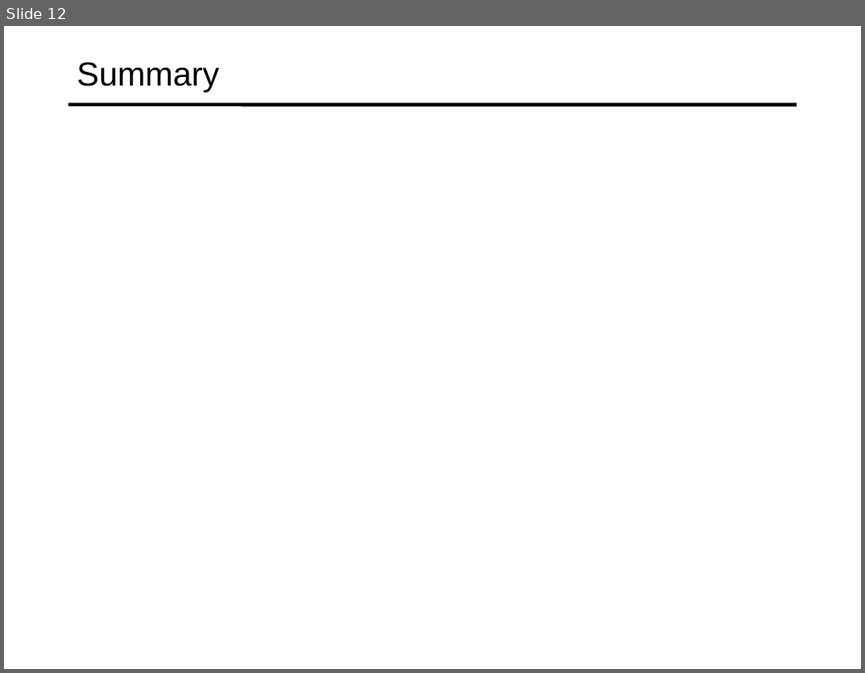
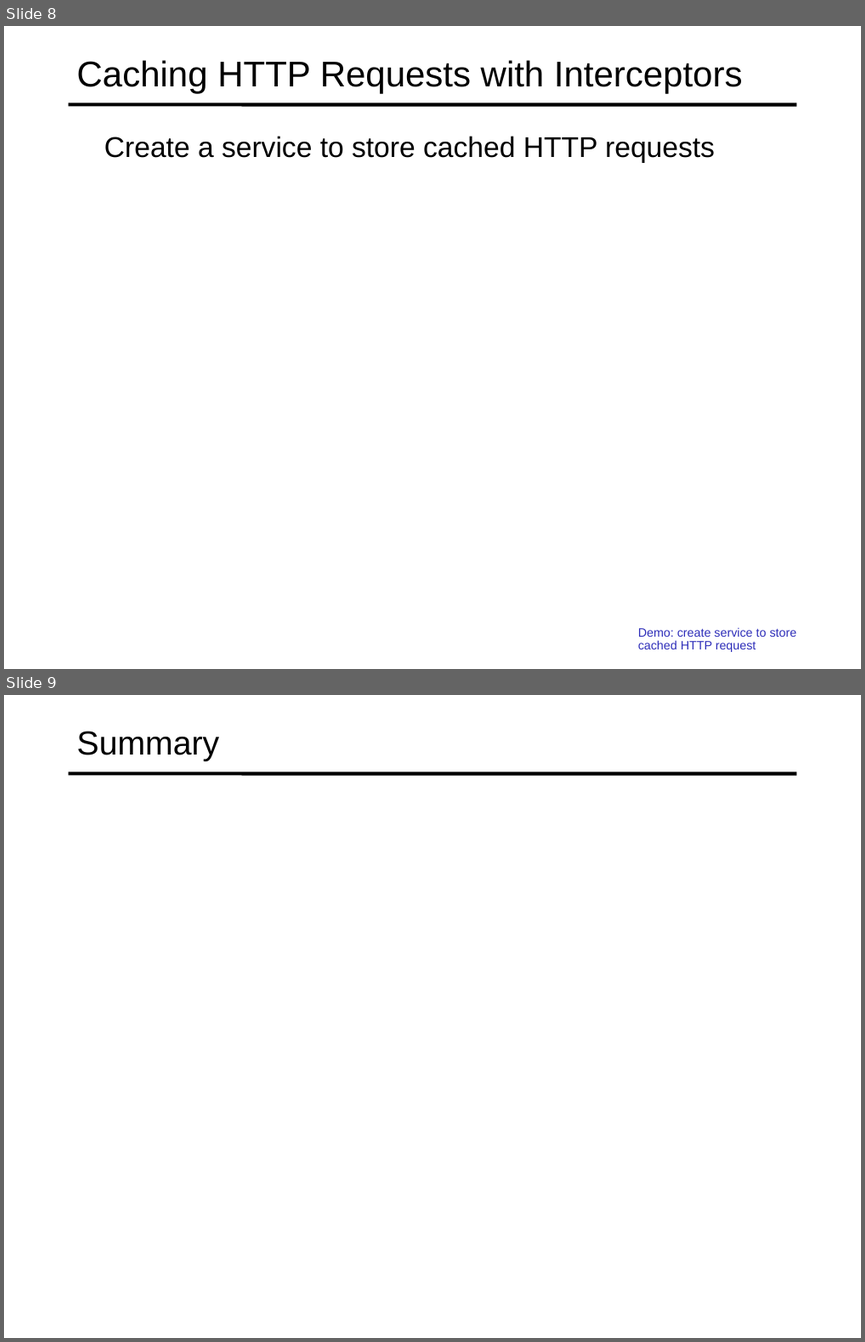
Before and after one commit to specter01wj/Jago_Link_Training, a slide deck: Angular/Angular12/Deep Dive/Angular HTTP Communication/4_Caching_HTTP_Requests_with_Interceptors/L4_Caching_HTTP_Requests_with_Interceptors.ppt. Shown one above the other, each under a label of ours: slide 12 before the commit, slides 8 and 9 after it. The pictures are 865x673 and 865x1342 pixels, drawn with LibreOffice and Linux fonts; fonts in the diff are those of the drawing. Boxes give left, top, right and bottom in pixels: in the first picture for what was removed or moved away, otherwise in the second. Text is boxed around its words. In the diff, an @@ line names an element or a change of style, - is before the commit and + after.

```diff
--- a/Angular/Angular12/Deep Dive/Angular HTTP Communication/4_Caching_HTTP_Requests_with_Interceptors/L4_Caching_HTTP_Requests_with_Interceptors.ppt
+++ b/Angular/Angular12/Deep Dive/Angular HTTP Communication/4_Caching_HTTP_Requests_with_Interceptors/L4_Caching_HTTP_Requests_with_Interceptors.ppt
@@ slide 8 added at [4, 26, 861, 669], background #FFFFFF; not listed: 1 template element that a slide beside it also shows @@
@@ title added at [77, 60, 743, 93], 30 pt, text #000000 @@
+Caching HTTP Requests with Interceptors
@@ text added at [104, 136, 715, 163], 24 pt, text #000000 @@
+  Create a service to store cached HTTP requests
@@ text added at [638, 627, 797, 652], 10.2 pt, text #2D2DB9 @@
+  Demo: create service to store cached HTTP request
@@ what was slide 12 is now slide 9 @@
```
Also in this commit, not shown: 4 other slides added, 8 slides removed, 1 other file.
